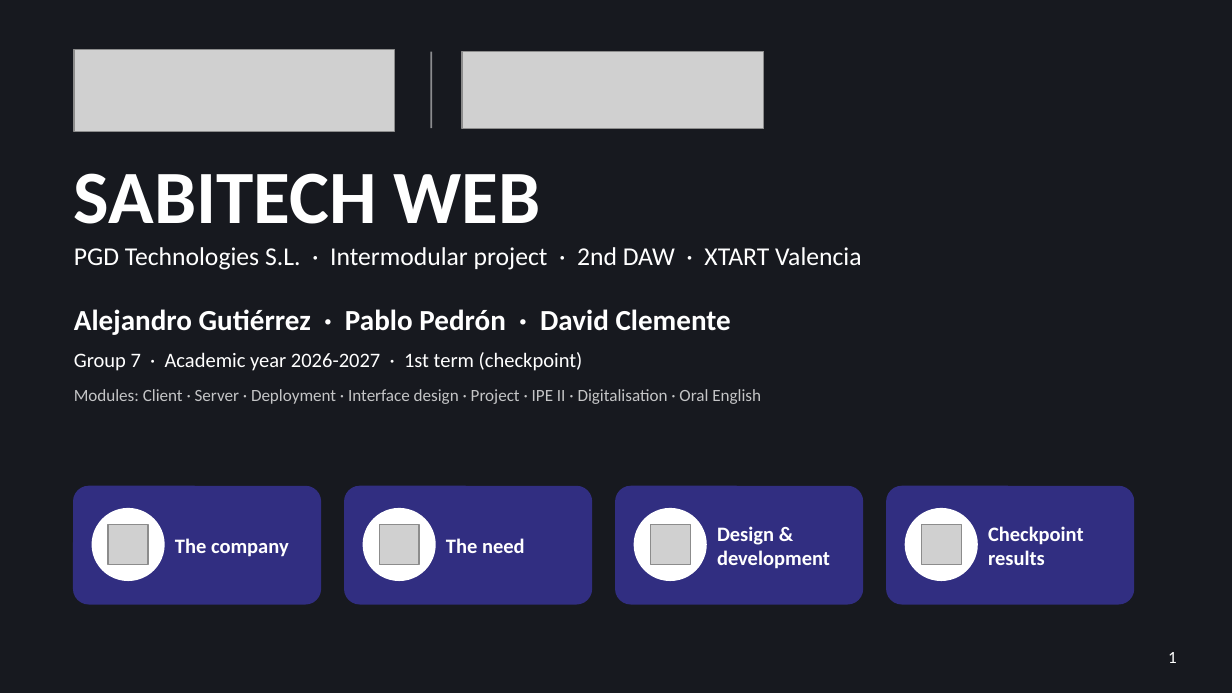
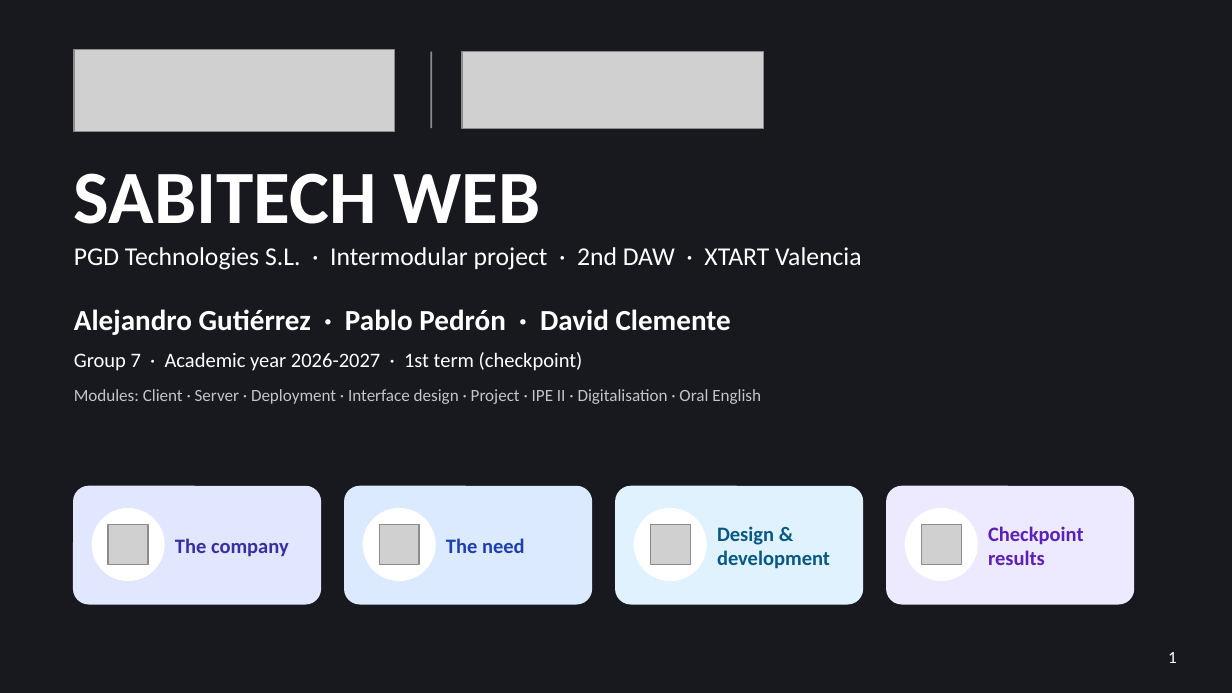
Before and after one commit to pablopedron/SABITECH, a slide deck: slide 1 of documents/Presentacion/07_2_DAW_Intermodular_1Evaluacion_SABITECH_WEB_Presentacion.pptx. Drawn at 1232x693 pixels with LibreOffice and Linux fonts; fonts in the diff are those of the drawing; grey boxes stand for pictures; background and template pictures are left out. Boxes give left, top, right and bottom in pixels: in the first picture for what was removed or moved away, otherwise in the second. Text is boxed around its words. In the diff, an @@ line names an element or a change of style, - is before the commit and + after.

```diff
--- a/documents/Presentacion/07_2_DAW_Intermodular_1Evaluacion_SABITECH_WEB_Presentacion.pptx
+++ b/documents/Presentacion/07_2_DAW_Intermodular_1Evaluacion_SABITECH_WEB_Presentacion.pptx
@@ rounded rectangle at [74,487,320,604]: fill #312E81 to #E0E7FF; outline #312E81 1 pt to #E0E7FF 1 pt @@
@@ text "The company" at [175,538,289,557]: text colour #FFFFFF to #3730A3 @@
@@ rounded rectangle at [345,487,591,604]: fill #312E81 to #DBEAFE; outline #312E81 1 pt to #DBEAFE 1 pt @@
@@ text "The need" at [446,538,525,553]: text colour #FFFFFF to #1E40AF @@
@@ rounded rectangle at [616,487,862,604]: fill #312E81 to #E0F2FE; outline #312E81 1 pt to #E0F2FE 1 pt @@
@@ text "Design & development" at [717,526,830,569]: text colour #FFFFFF to #075985 @@
@@ rounded rectangle at [887,487,1133,604]: fill #312E81 to #EDE9FE; outline #312E81 1 pt to #EDE9FE 1 pt @@
@@ text "Checkpoint results" at [988,526,1084,565]: text colour #FFFFFF to #5B21B6 @@
```
Also in this commit, not shown: 14 other slides changed.
